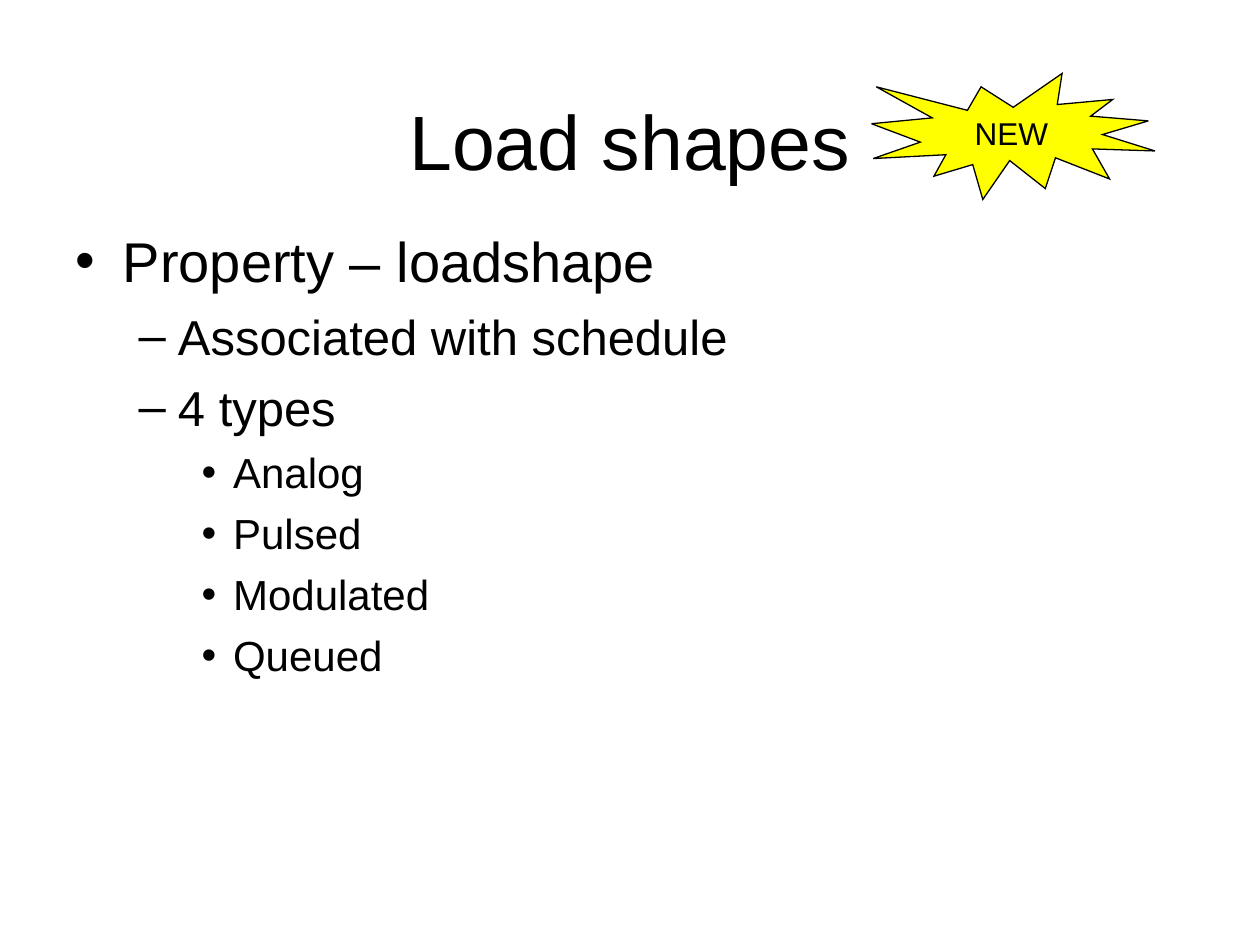
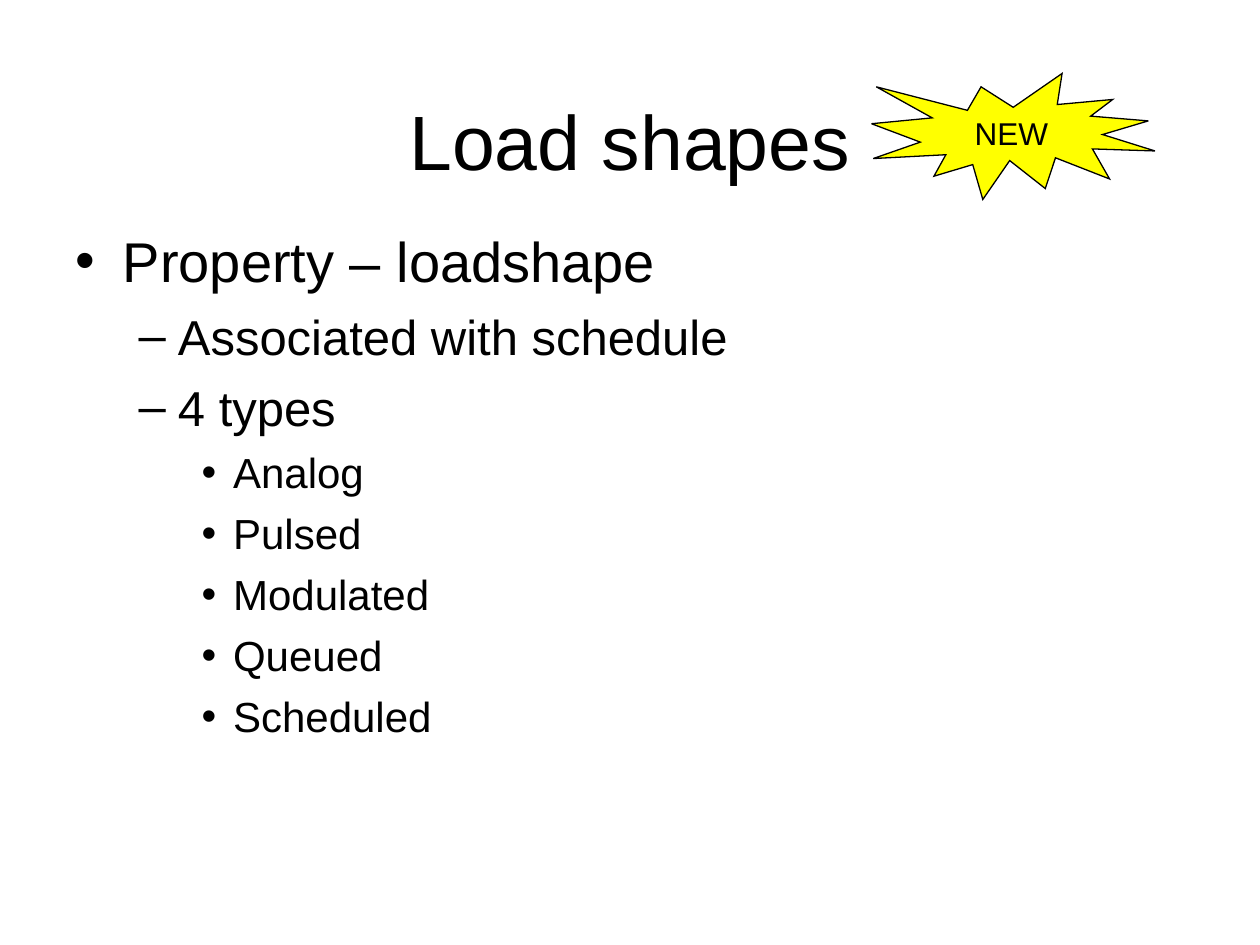
Before and after one commit to gridlab-d/course, a slide deck: slide 6 of Short_6_21_2010/2 3 - Schedules and Loadshapes.ppt. Drawn at 1260x945 pixels with LibreOffice and Linux fonts; fonts in the diff are those of the drawing; background and template pictures are left out. Boxes give left, top, right and bottom in pixels: in the first picture for what was removed or moved away, otherwise in the second. Text is boxed around its words. In the diff, an @@ line names an element or a change of style, - is before the commit and + after.

```diff
--- a/Short_6_21_2010/2 3 - Schedules and Loadshapes.ppt
+++ b/Short_6_21_2010/2 3 - Schedules and Loadshapes.ppt
@@ text at (233, 701, 431, 733): paragraph added @@
+    • Scheduled
```
Also in this commit, not shown: 1 other slide changed, 55 other files.
